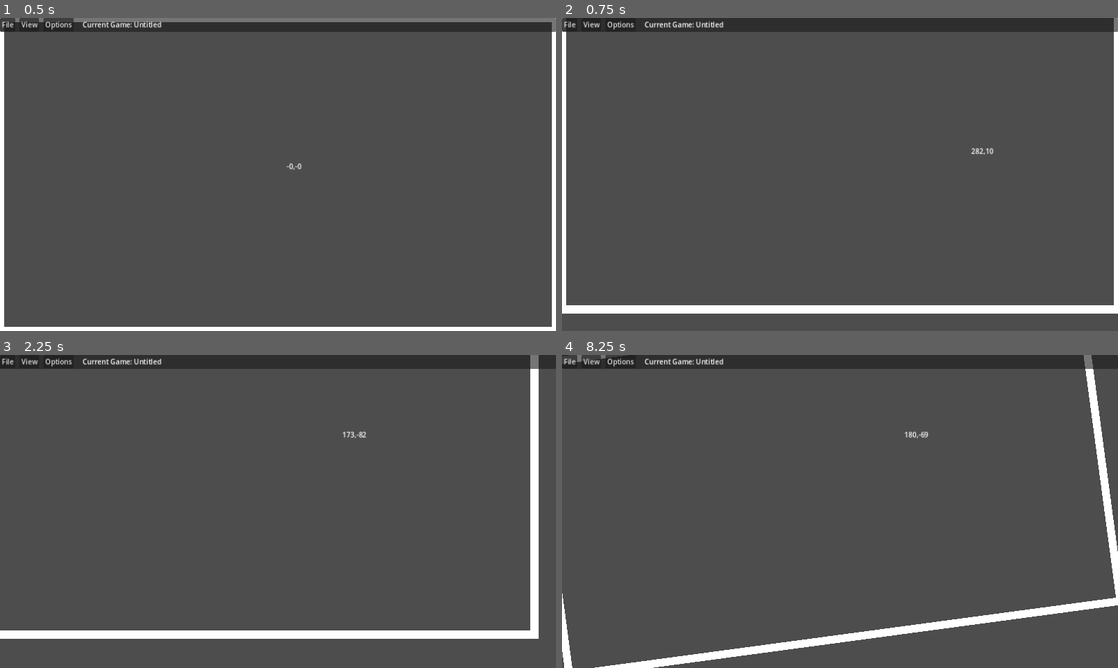
Above: before the commit, frames 1-4 (two rows, left to right).
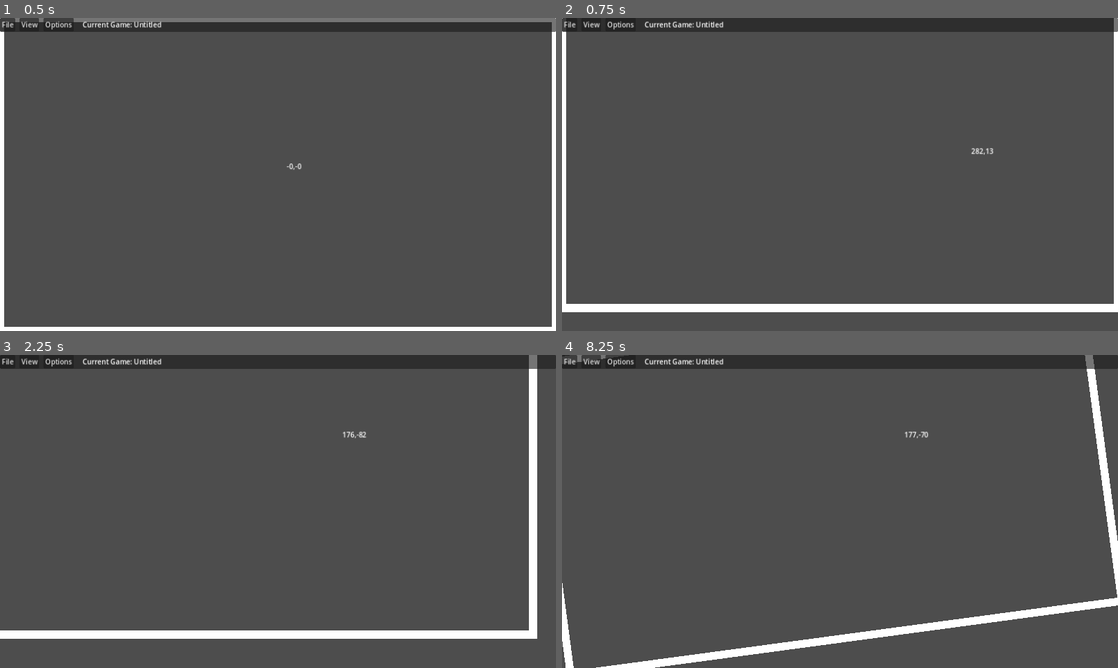
Above: after the commit, the same moments.

Repository: ryanabx/tabletop-engine
Game: Godot game, scene res://src/scenes/managers/tabletop_manager.tscn
Two runs of this game, one before a commit and one after it. Both use one fixed random seed, a clock stepped at 60 frames per second and the inputs below.
Inputs (mouse positions are in pixels of both pictures, inside the frame that each line leads up to):
- Up to frame 1 (0.5 s): no input
- Up to frame 2 (0.75 s): tap Enter (end_group_select) at 0.5 s; move the mouse to (962, 158) at 0.52 s; hold Enter (end_group_select) from 0.53 s (still down); tap S (camera_down) at 0.6 s; click (962, 158) at 0.67 s
- Up to frame 3 (2.25 s): release Enter (end_group_select) at 1.25 s; drag from (166, 527) to (250, 574) at 1.27 s; move the mouse to (333, 442) at 2.02 s; hold Enter (end_group_select) from 2.03 s (still down); tap D (camera_right) at 2.1 s; click (333, 442) at 2.17 s
- Up to frame 4 (8.25 s): release Enter (end_group_select) at 2.75 s; drag from (812, 574) to (673, 464) at 2.77 s; move the mouse to (1006, 558) at 3.52 s; tap E (camera_rotate_counterclockwise) at 3.6 s; click (1006, 558) at 3.67 s; right-click (1006, 558) at 4.15 s; drag from (673, 464) to (756, 433) at 4.27 s; move the mouse to (867, 511) at 5.02 s; tap Middle mouse button (free_cam) at 5.1 s; click (867, 511) at 5.17 s; tap Space at 5.75 s; drag from (756, 433) to (728, 527) at 5.77 s; move the mouse to (962, 495) at 6.52 s; press the mouse at (962, 495) at 6.53 s; hold Enter (end_group_select) 6.53-7.25 s; release the mouse at (962, 495) at 7.25 s; drag from (728, 527) to (812, 574) at 7.27 s; move the mouse to (895, 442) at 8.02 s; tap A (camera_left) at 8.1 s; click (895, 442) at 8.17 s

Frame 1 is identical in both runs. In frame 2, 0.9% of the frame differs, in the area x 0-100%, y 41-95%; in frame 3, 0.5%; in frame 4, 0.6%.

Commit message:
Highlight objects

Diff:
--- a/src/scenes/game_elements/camera_controller.tscn
+++ b/src/scenes/game_elements/camera_controller.tscn
@@ -8,6 +8,6 @@
 [node name="Camera2D" type="Camera2D" parent="."]
 ignore_rotation = false
 position_smoothing_enabled = true
-position_smoothing_speed = 9.0
+position_smoothing_speed = 10.0
 rotation_smoothing_enabled = true
 rotation_smoothing_speed = 9.0
--- a/src/scripts/game_objects/game_board.gd
+++ b/src/scripts/game_objects/game_board.gd
@@ -18,6 +18,8 @@
 var group_selection_mode: bool = false
 var group_selection_down: bool = false
 var previously_stacked: bool = false
+
+var highlighted_piece: Piece = null
 
 var border: Rect2 = Rect2(0, 0, 1280, 720)
 
@@ -113,12 +115,11 @@
 
 func right_click() -> void:
 	if not game_menu_open and not has_selected_items():
-		var highlighted_obj: Piece = get_overlapping_obj(get_local_mouse_position())
-		if highlighted_obj != null:
-			if highlighted_obj.has_collection():
-				create_right_click_menu_stack(highlighted_obj.get_collection())
+		if highlighted_piece != null:
+			if highlighted_piece.has_collection():
+				create_right_click_menu_stack(highlighted_piece.get_collection())
 			else:
-				create_right_click_menu_obj(highlighted_obj)
+				create_right_click_menu_obj(highlighted_piece)
 		else:
 			print("Nothing to right click")
 	elif has_selected_items():
@@ -309,6 +310,7 @@
 		game_object_manager.move_child(object, -1)
 
 func _process(_delta):
+	highlighted_piece = get_overlapping_obj(get_local_mouse_position())
 	if (Input.is_action_just_pressed("game_select") or Input.is_action_just_pressed("game_select_stack")):
 		set_object_grab_offsets()
 	if has_selected_items():
--- a/src/scripts/screens/highlights.gd
+++ b/src/scripts/screens/highlights.gd
@@ -4,6 +4,9 @@
 	queue_redraw()
 
 func _draw() -> void:
-	if Globals.get_tabletop().board != null and Globals.get_tabletop().board.is_selecting:
-		draw_rect(Globals.get_tabletop().board.selection_box, Color.from_hsv(0.6, 1.0, 1.0, 0.5))
-		draw_rect(Globals.get_tabletop().board.selection_box, Color.from_hsv(0.65, 0.6, 1.0, 0.5), false, 2)
+	if Globals.get_tabletop().board != null:
+		if Globals.get_tabletop().board.is_selecting:
+			draw_rect(Globals.get_tabletop().board.selection_box, Color.from_hsv(0.6, 1.0, 1.0, 0.5))
+			draw_rect(Globals.get_tabletop().board.selection_box, Color.from_hsv(0.65, 0.6, 1.0, 0.5), false, 2)
+		if Globals.get_tabletop().board.highlighted_piece:
+			draw_rect(Globals.get_tabletop().board.highlighted_piece.get_extents(), Color.from_hsv(0.0, 0.0, 1.0, 0.2))
Not shown: 1 places in src/scenes/game_elements/piece.tscn that only renumber resources
